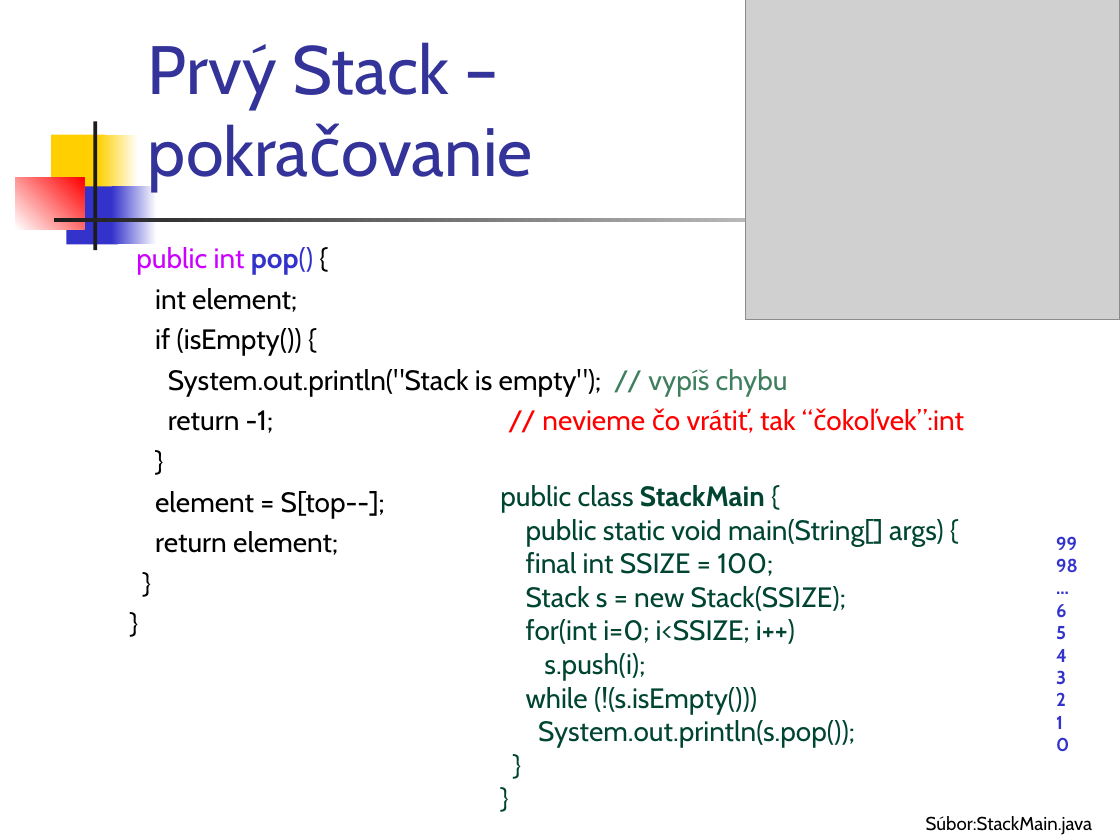
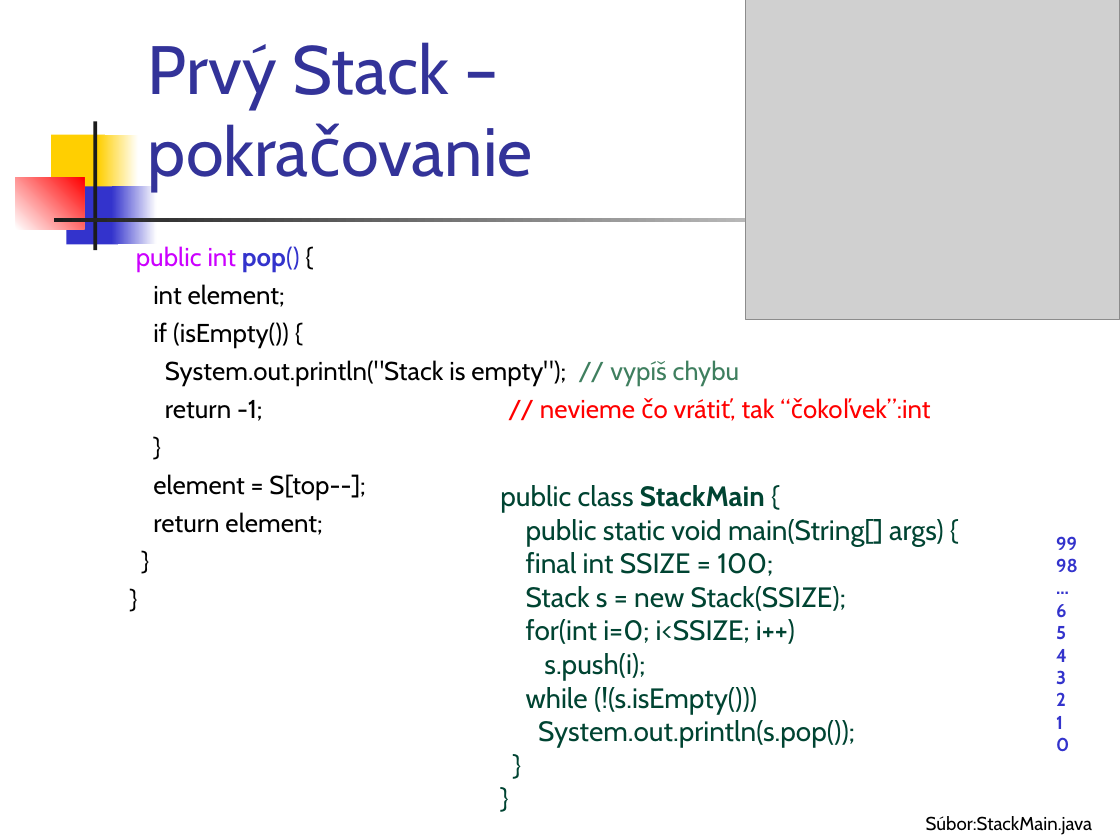
Before and after one commit to Programovanie4/Prednasky, a slide deck: slide 12 of 05/05_java.ppt (slide 8 before the commit). Drawn at 1120x840 pixels with LibreOffice and Linux fonts; fonts in the diff are those of the drawing; grey boxes stand for pictures. Boxes give left, top, right and bottom in pixels: in the first picture for what was removed or moved away, otherwise in the second. Text is boxed around its words. In the diff, an @@ line names an element or a change of style, - is before the commit and + after.

```diff
--- a/05/05_java.ppt
+++ b/05/05_java.ppt
@@ text "public int pop() {" at <box>136,246,931,535</box>: size 18 to 16.6 pt @@
```
Also in this commit, not shown: 6 other slides changed, 4 slides added, 3 other files.
